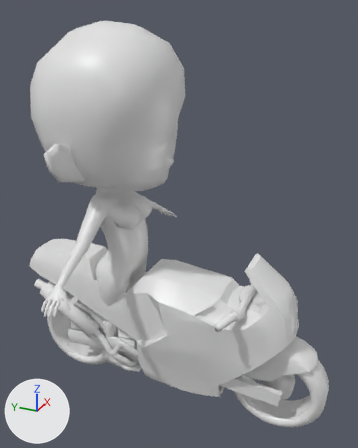
The Blender file BASEMESH/bimota.blend: old version first, new version second.
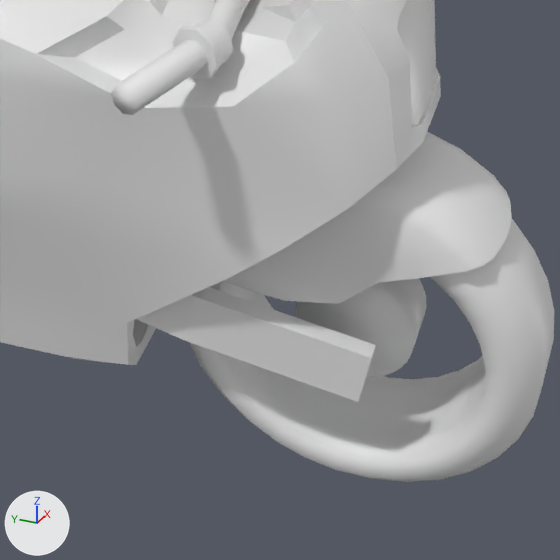
The first picture shows the older version from a 50 mm camera at (-2.03, -1.25, 2.05) aimed at (0.03, -0.32, 1.02). The close-ups show both versions on the part from 51% to 92% of the width and 67% to 100% of the height of that picture; other places that the commit changed are outside them. Arrows for +X, +Y and +Z are at lower left; the lights stay in place.

The scene before the commit, as lines of its bpy script (objects in view):
```python
me_cube_003 = bpy.data.meshes.new('Cube.003')
me_cube_003.from_pydata(...)  # 16 vertices, 14 faces; spans x -2.47..1.0, y -1.02..10.21, z -1.28..1.09
me_cylinder_001 = bpy.data.meshes.new('Cylinder.001')
me_cylinder_001.from_pydata(...)  # 294 vertices, 222 faces; spans x -0.208..0.208, y -0.208..0.208, z 0.0..0.068
me_cylinder_001.polygons.foreach_set('use_smooth', [True] * 222)
me_cylinder_004 = bpy.data.meshes.new('Cylinder.004')
me_cylinder_004.from_pydata(...)  # 88 vertices, 81 faces; spans x -0.68..1.75, y -0.91..2.71, z 0.0..10.49
me_cylinder_004.polygons.foreach_set('use_smooth', [True] * 81)
ob_front_fork = bpy.data.objects.new('Front Fork', me_cube_003)
ob_front_fork.location = (0.101, -0.537, 0.293)
ob_front_fork.rotation_euler = (-0.0983, 0.0, 3.142)  # degrees (-5.6, 0, 180)
ob_front_fork.scale = (0.0126, 0.0395, 0.0395)
_m = ob_front_fork.modifiers.new('Mirror', 'MIRROR')
_m.mirror_object = ob_engine
ob_front_wheel = bpy.data.objects.new('Front Wheel', me_cylinder_001)
ob_front_wheel.location = (-0.004, -0.901, 0.249)
ob_front_wheel.rotation_euler = (0.0, 1.571, 0.0)  # degrees (0, 90, 0)
ob_front_wheel.scale = (1.18, 1.18, 1.18)
_m = ob_front_wheel.modifiers.new('Mirror', 'MIRROR')
_m.use_axis = (False, False, True)
ob_handlebar = bpy.data.objects.new('Handlebar', me_cylinder_004)
ob_handlebar.location = (-0.004, -0.717, 0.731)
ob_handlebar.rotation_euler = (0.0, 1.571, 0.0)  # degrees (0, 90, 0)
ob_handlebar.scale = (0.0289, 0.0289, 0.0289)
_m = ob_handlebar.modifiers.new('Mirror', 'MIRROR')
_m.use_axis = (False, False, True)
_m.use_clip = True
# also in view: 'Frame' at (0.0, -0.2, 0.51); 'Fender' at (0.0, -0.87, 0.42); 'Speedmeter' at (0.0, -0.8, 0.72)
```
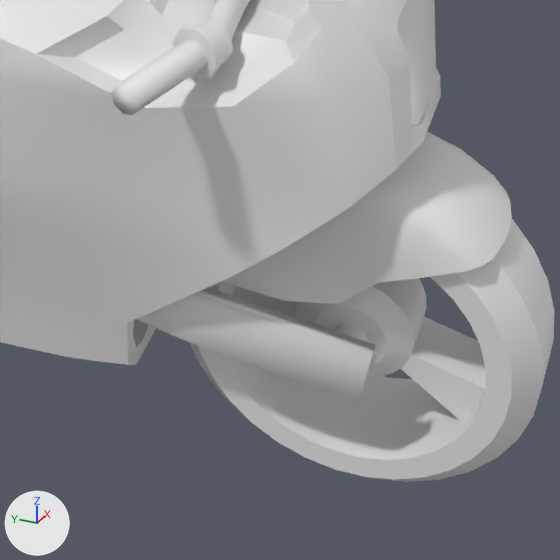
Boxes (x1, y1, x2, y2) around the edits, measured in the close-ups (560 x 560 px):
part 1 of me_cube_003, shading changed: (137, 287, 376, 402) in both
part 2 of me_cylinder_001, built on: (232, 278, 486, 436) in both

Patch to the scene script:
```diff
--- a/BASEMESH/bimota.blend.py
+++ b/BASEMESH/bimota.blend.py
@@ me_cube_003 @@
 me_cube_003.from_pydata(...)  # 16 vertices, 14 faces; spans x -2.47..1.0, y -1.02..10.21, z -1.28..1.09
 # used by ob_front_fork; location = (0.101, -0.537, 0.293); rotation_euler = (-0.0983, 0.0, 3.142), in degrees (-5.6, 0, 180); scale = (0.0126, 0.0395, 0.0395)
+# me_cube_003 part 1: all faces are now shaded smooth (14 of 14 changed)
@@ me_cylinder_001 @@
 # used by ob_front_wheel; location = (-0.004, -0.901, 0.249); rotation_euler = (0.0, 1.571, 0.0), in degrees (0, 90, 0); scale = (1.18, 1.18, 1.18)
-me_cylinder_001.from_pydata(...)  # 294 vertices, 222 faces; spans x -0.208..0.208, y -0.208..0.208, z 0.0..0.068
+me_cylinder_001.from_pydata(...)  # 378 vertices, 321 faces; spans x -0.208..0.208, y -0.208..0.208, z 0.0..0.077
+# me_cylinder_001 part 2
+# 12 vertices are removed from x -0.153..0.108, y -0.141..0.141, z 0.0..0.033
+# 40 faces are deleted
+# 64 vertices are added at x -0.041..0.041, y -0.041..0.041, z 0.048
+# 32 new vertices lie (0.0, 0.0, 0.029) away from vertices in x -0.019..0.019, y -0.019..0.019, z 0.048
+# 139 new faces join them
```
